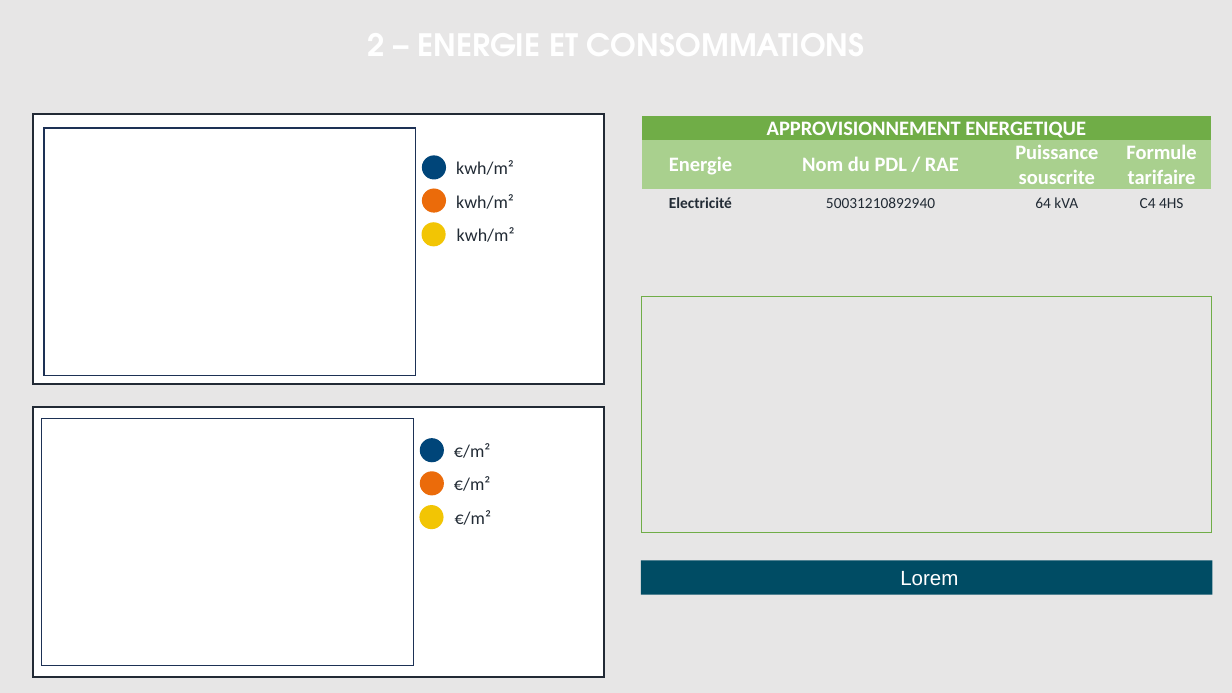
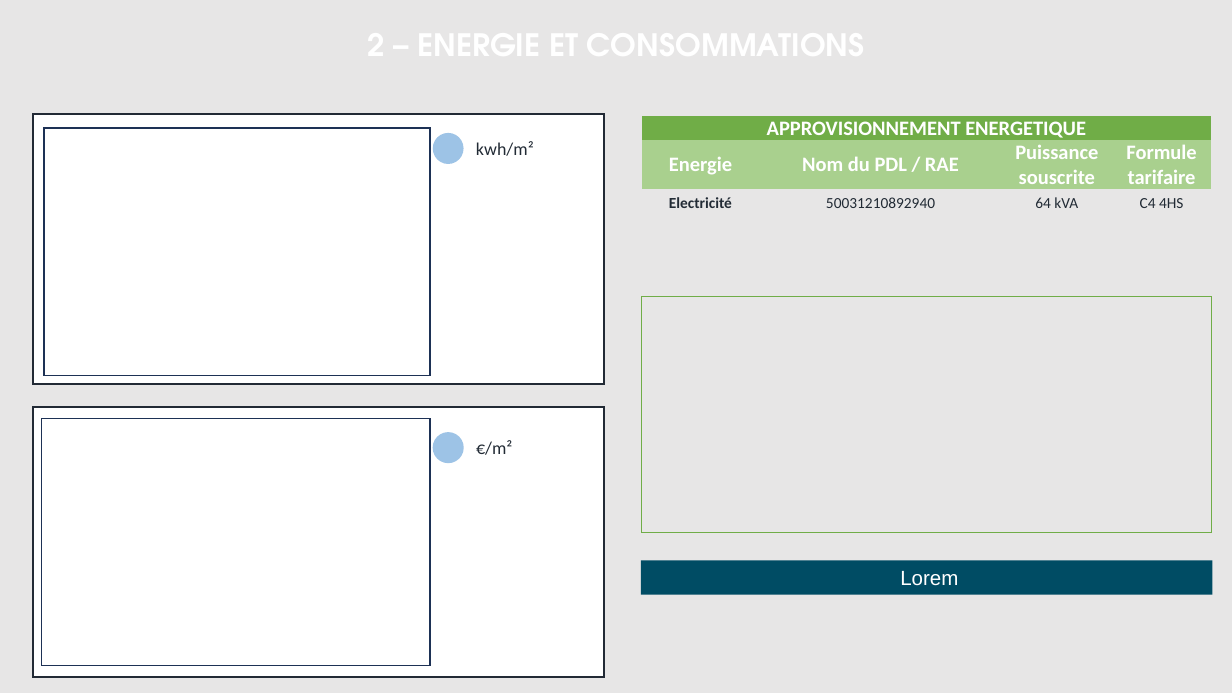
Before and after one commit to sigsieml/super-cep, a slide deck: slide 3 of app/src/main/assets/powerpointvierge.pptx. Drawn at 1232x693 pixels with LibreOffice and Linux fonts; fonts in the diff are those of the drawing; background and template pictures are left out. Boxes give left, top, right and bottom in pixels: in the first picture for what was removed or moved away, otherwise in the second. Text is boxed around its words. In the diff, an @@ line names an element or a change of style, - is before the commit and + after.

```diff
--- a/app/src/main/assets/powerpointvierge.pptx
+++ b/app/src/main/assets/powerpointvierge.pptx
@@ rectangle: place and size @@
-rectangle at (43, 128, 415, 376)
+rectangle at (43, 128, 430, 376)
@@ ellipse at (433, 133, 463, 165): fill #004579 to #9DC3E6 @@
@@ ellipse: place and size @@
-ellipse at (422, 155, 446, 179)
+ellipse at (433, 133, 463, 165)
@@ text "kwh/m²": place and size @@
-text "kwh/m²" at (456, 160, 514, 175)
+text "kwh/m²" at (476, 141, 534, 156)
@@ ellipse removed at (422, 189, 446, 213) @@
@@ text removed at (456, 194, 514, 209) @@
-kwh/m²
@@ ellipse removed at (421, 223, 445, 247) @@
@@ text removed at (457, 227, 515, 242) @@
-kwh/m²
@@ rectangle: place and size @@
-rectangle at (42, 419, 413, 666)
+rectangle at (42, 419, 430, 666)
@@ ellipse: place and size @@
-ellipse at (420, 438, 444, 462)
+ellipse at (433, 433, 464, 464)
@@ ellipse at (433, 433, 464, 464): fill #004579 to #9DC3E6 @@
@@ text "€/m²": place and size @@
-text "€/m²" at (454, 443, 490, 458)
+text "€/m²" at (476, 440, 512, 455)
@@ ellipse removed at (420, 471, 444, 495) @@
@@ text removed at (454, 476, 490, 491) @@
-€/m²
@@ ellipse removed at (420, 506, 444, 530) @@
@@ text removed at (455, 510, 491, 525) @@
-€/m²
```
Also in this commit, not shown: 14 other files.
